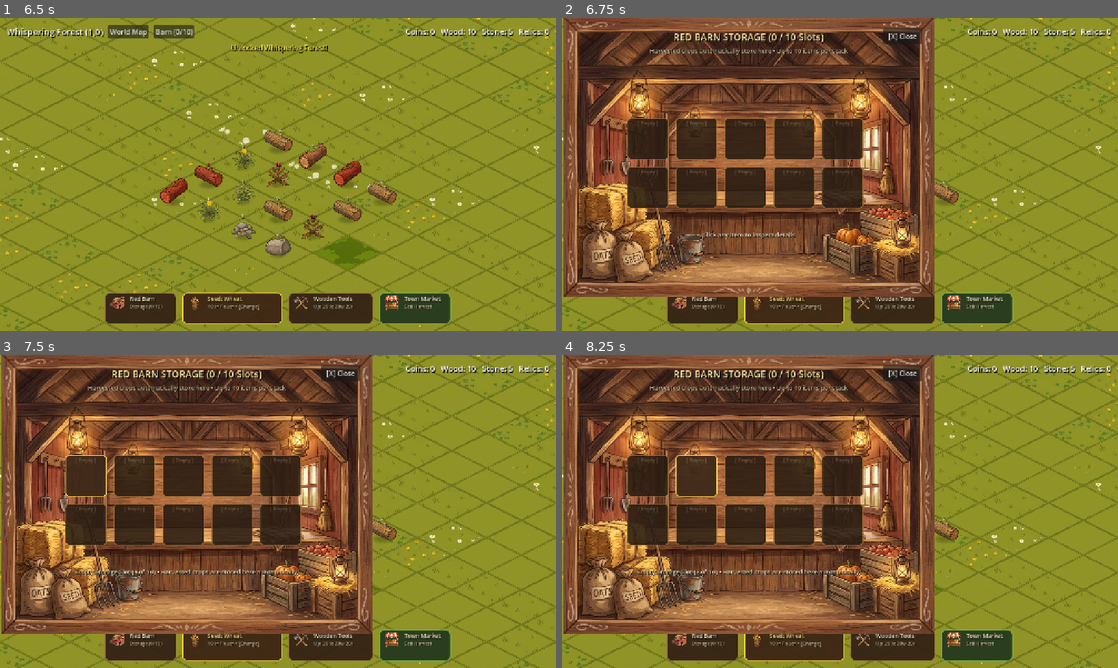
Above: before the commit, frames 1-4 (two rows, left to right).
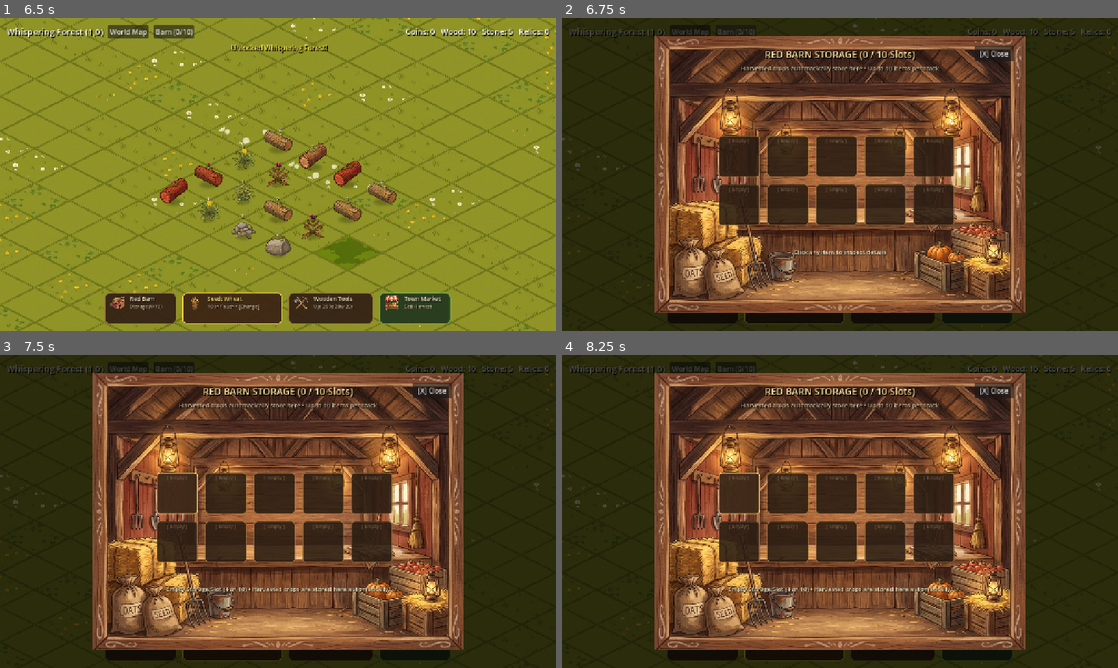
Above: after the commit, the same moments.

Repository: ShootyQ/FarmingApp
Game: Godot game, scene res://scenes/main.tscn
The game is run twice, just before and just after one commit, with the same random seed, the same clock (stepped at 60 frames per second) and the same inputs.
Inputs (mouse positions are in pixels of both pictures, inside the frame that each line leads up to):
- Up to frame 1 (6.5 s): click "World Map" at 0.5 s; click "Barn (0/10)" at 1.25 s; click (139, 309) at 2.02 s; click (233, 309) at 2.75 s; click (328, 309) at 3.5 s; click (417, 309) at 4.25 s; click "[LOCKED] (Far away)" at 5 s; click "[LOCKED] Whispering Forest Un…" at 5.75 s
- Up to frame 2 (6.75 s): click "Barn (0/10)" at 6.5 s
- Up to frame 3 (7.5 s): click "[ Empty ]" at 7.25 s
- Up to frame 4 (8.25 s): click "[ Empty ]" at 8 s

Frame 1 is identical in both runs. In frame 2, 86% of the frame differs, in the area x 0-100%, y 0-100%; in frame 3, 86%; in frame 4, 86%.

Commit message:
Center seed, market, and barn modals in viewport

Diff:
--- a/scripts/main.gd
+++ b/scripts/main.gd
@@ -819,13 +819,12 @@
 func _build_barn_modal():
 	barn_modal = Control.new()
 	barn_modal.name = "BarnModal"
-	barn_modal.anchors_preset = Control.PRESET_FULL_RECT
 	barn_modal.visible = false
 	$HUD.add_child(barn_modal)
+	barn_modal.set_anchors_and_offsets_preset(Control.PRESET_FULL_RECT)
 
 	# Dimmed dark overlay
 	var overlay = ColorRect.new()
-	overlay.anchors_preset = Control.PRESET_FULL_RECT
 	overlay.color = Color(0, 0, 0, 0.70)
 	overlay.mouse_filter = Control.MOUSE_FILTER_STOP
 	overlay.gui_input.connect(func(event):
@@ -833,21 +832,26 @@
 			barn_modal.visible = false
 	)
 	barn_modal.add_child(overlay)
-
-	# Center container for barn interior frame
-	var center = CenterContainer.new()
-	center.anchors_preset = Control.PRESET_FULL_RECT
-	center.mouse_filter = Control.MOUSE_FILTER_IGNORE
-	barn_modal.add_child(center)
-
-	# Barn Interior Card / TextureRect
+	overlay.set_anchors_and_offsets_preset(Control.PRESET_FULL_RECT)
+
+	# Barn Interior Card / TextureRect (Explicitly centered in viewport)
 	var frame = TextureRect.new()
 	frame.texture = tex_barn_interior
 	frame.custom_minimum_size = Vector2(860, 640)
+	frame.anchor_left = 0.5
+	frame.anchor_right = 0.5
+	frame.anchor_top = 0.5
+	frame.anchor_bottom = 0.5
+	frame.offset_left = -430.0
+	frame.offset_right = 430.0
+	frame.offset_top = -320.0
+	frame.offset_bottom = 320.0
+	frame.grow_horizontal = Control.GROW_DIRECTION_BOTH
+	frame.grow_vertical = Control.GROW_DIRECTION_BOTH
 	frame.expand_mode = TextureRect.EXPAND_IGNORE_SIZE
 	frame.stretch_mode = TextureRect.STRETCH_KEEP_ASPECT_CENTERED
 	frame.mouse_filter = Control.MOUSE_FILTER_STOP
-	center.add_child(frame)
+	barn_modal.add_child(frame)
 
 	# Close button (top right)
 	var close_btn = Button.new()
@@ -1019,13 +1023,12 @@
 func _build_seed_modal():
 	seed_modal = Control.new()
 	seed_modal.name = "SeedModal"
-	seed_modal.anchors_preset = Control.PRESET_FULL_RECT
 	seed_modal.visible = false
 	$HUD.add_child(seed_modal)
+	seed_modal.set_anchors_and_offsets_preset(Control.PRESET_FULL_RECT)
 
 	# Dimmed dark overlay
 	var overlay = ColorRect.new()
-	overlay.anchors_preset = Control.PRESET_FULL_RECT
 	overlay.color = Color(0, 0, 0, 0.72)
 	overlay.mouse_filter = Control.MOUSE_FILTER_STOP
 	overlay.gui_input.connect(func(event):
@@ -1033,15 +1036,21 @@
 			seed_modal.visible = false
 	)
 	seed_modal.add_child(overlay)
-
-	var center = CenterContainer.new()
-	center.anchors_preset = Control.PRESET_FULL_RECT
-	center.mouse_filter = Control.MOUSE_FILTER_IGNORE
-	seed_modal.add_child(center)
-
-	# Seed Merchant Card Panel
+	overlay.set_anchors_and_offsets_preset(Control.PRESET_FULL_RECT)
+
+	# Seed Merchant Card Panel (Explicitly centered in viewport)
 	var panel = PanelContainer.new()
-	panel.custom_minimum_size = Vector2(760, 520)
+	panel.custom_minimum_size = Vector2(760, 500)
+	panel.anchor_left = 0.5
+	panel.anchor_right = 0.5
+	panel.anchor_top = 0.5
+	panel.anchor_bottom = 0.5
+	panel.offset_left = -380.0
+	panel.offset_right = 380.0
+	panel.offset_top = -250.0
+	panel.offset_bottom = 250.0
+	panel.grow_horizontal = Control.GROW_DIRECTION_BOTH
+	panel.grow_vertical = Control.GROW_DIRECTION_BOTH
 	var psb = StyleBoxFlat.new()
 	psb.bg_color = Color(0.18, 0.12, 0.08, 0.98)
 	psb.set_border_width_all(3)
@@ -1052,7 +1061,7 @@
 	psb.content_margin_top = 18
 	psb.content_margin_bottom = 18
 	panel.add_theme_stylebox_override("panel", psb)
-	center.add_child(panel)
+	seed_modal.add_child(panel)
 
 	var vbox = VBoxContainer.new()
 	vbox.add_theme_constant_override("separation", 10)
@@ -1244,13 +1253,12 @@
 func _build_market_modal():
 	market_modal = Control.new()
 	market_modal.name = "MarketModal"
-	market_modal.anchors_preset = Control.PRESET_FULL_RECT
 	market_modal.visible = false
 	$HUD.add_child(market_modal)
+	market_modal.set_anchors_and_offsets_preset(Control.PRESET_FULL_RECT)
 
 	# Dimmed overlay
 	var overlay = ColorRect.new()
-	overlay.anchors_preset = Control.PRESET_FULL_RECT
 	overlay.color = Color(0, 0, 0, 0.72)
 	overlay.mouse_filter = Control.MOUSE_FILTER_STOP
 	overlay.gui_input.connect(func(event):
@@ -1258,15 +1266,21 @@
 			market_modal.visible = false
 	)
 	market_modal.add_child(overlay)
-
-	var center = CenterContainer.new()
-	center.anchors_preset = Control.PRESET_FULL_RECT
-	center.mouse_filter = Control.MOUSE_FILTER_IGNORE
-	market_modal.add_child(center)
-
-	# Market Stall Panel
+	overlay.set_anchors_and_offsets_preset(Control.PRESET_FULL_RECT)
+
+	# Market Stall Panel (Explicitly centered in viewport)
 	var panel = PanelContainer.new()
 	panel.custom_minimum_size = Vector2(740, 500)
+	panel.anchor_left = 0.5
+	panel.anchor_right = 0.5
+	panel.anchor_top = 0.5
+	panel.anchor_bottom = 0.5
+	panel.offset_left = -370.0
+	panel.offset_right = 370.0
+	panel.offset_top = -250.0
+	panel.offset_bottom = 250.0
+	panel.grow_horizontal = Control.GROW_DIRECTION_BOTH
+	panel.grow_vertical = Control.GROW_DIRECTION_BOTH
 	var psb = StyleBoxFlat.new()
 	psb.bg_color = Color(0.18, 0.12, 0.08, 0.98)
 	psb.set_border_width_all(3)
@@ -1277,7 +1291,7 @@
 	psb.content_margin_top = 18
 	psb.content_margin_bottom = 18
 	panel.add_theme_stylebox_override("panel", psb)
-	center.add_child(panel)
+	market_modal.add_child(panel)
 
 	var vbox = VBoxContainer.new()
 	vbox.add_theme_constant_override("separation", 10)
